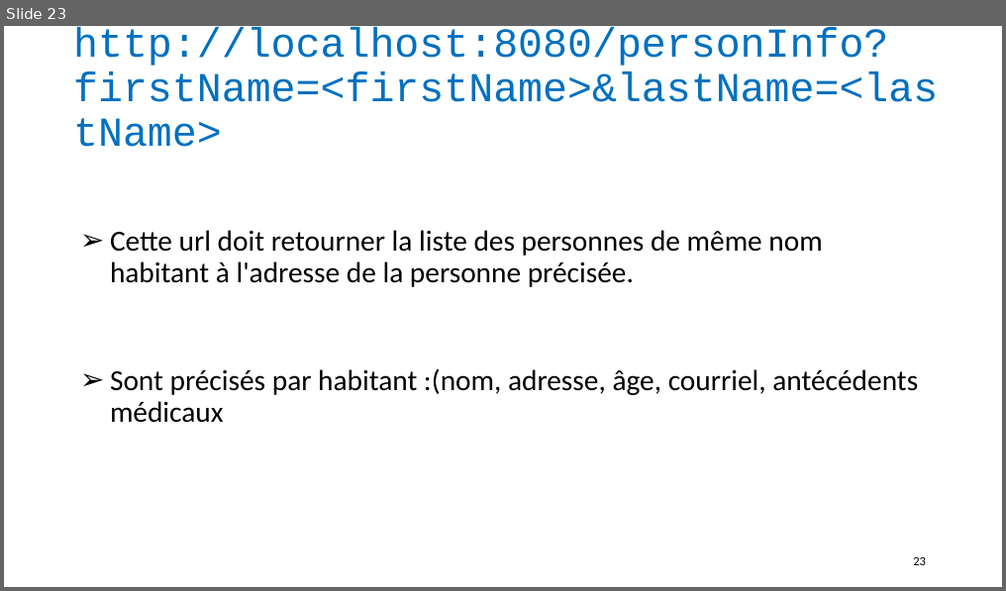
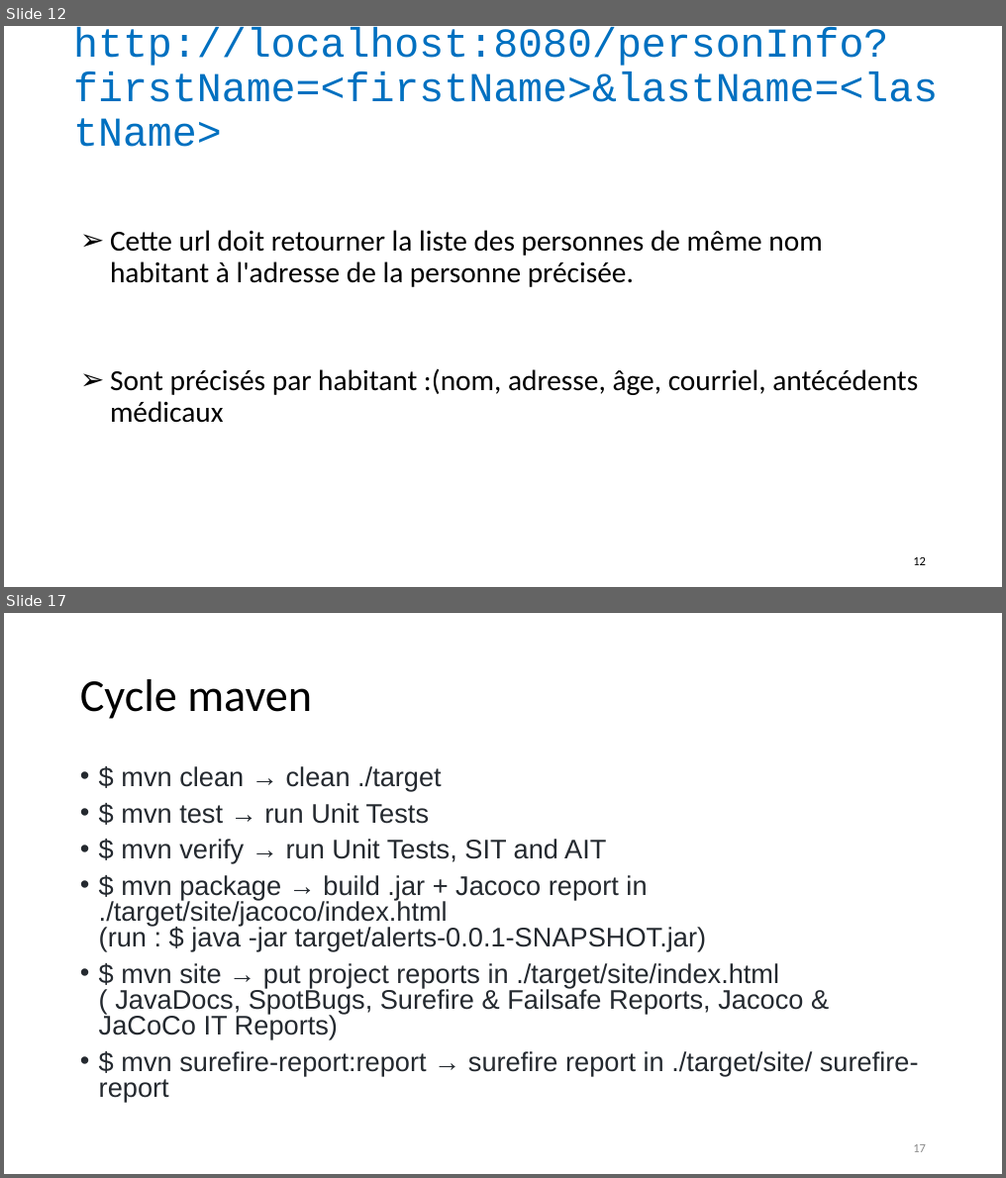
Before and after one commit to andrechico999/https-github.com-emmo78-com.safetynet.alerts, a slide deck: A_Livrables/MOREL_Olivier_4_slides_062022.pptx. Shown one above the other, each under a label of ours: slide 23 before the commit, slides 12 and 17 after it; the slides between them are not shown. The pictures are 1006x591 and 1006x1178 pixels, drawn with LibreOffice and Linux fonts; fonts in the diff are those of the drawing. Boxes give left, top, right and bottom in pixels: in the first picture for what was removed or moved away, otherwise in the second. Text is boxed around its words. In the diff, an @@ line names an element or a change of style, - is before the commit and + after.

```diff
--- a/A_Livrables/MOREL_Olivier_4_slides_062022.pptx
+++ b/A_Livrables/MOREL_Olivier_4_slides_062022.pptx
@@ slide 17 added at bbox=[4, 613, 1002, 1174], background #FFFFFF @@
@@ title added at bbox=[80, 679, 312, 719], 44 pt, text #000000 @@
+Cycle maven
@@ text added at bbox=[99, 766, 919, 1102], 25.9 pt, text #24292F @@
+• $ mvn clean → clean ./target
+• $ mvn test → run Unit Tests
+• $ mvn verify → run Unit Tests, SIT and AIT
+• $ mvn package → build .jar + Jacoco report in ./target/site/jacoco/index.html
+  (run : $ java -jar target/alerts-0.0.1-SNAPSHOT.jar)
+• $ mvn site → put project reports in ./target/site/index.html
+  ( JavaDocs, SpotBugs, Surefire & Failsafe Reports, Jacoco & JaCoCo IT Reports)
+• $ mvn surefire-report:report → surefire report in ./target/site/ surefire-report
@@ page number added at bbox=[913, 1145, 926, 1153], 12 pt, text #8C8C8C @@
+17
@@ what was slide 23 is now slide 12 @@
@@ page number at bbox=[913, 558, 926, 566]: text changed @@
-23
+12
```
Also in this commit, not shown: 1 slide changed, 4 other slides added, 13 slides removed, 4 other files.
